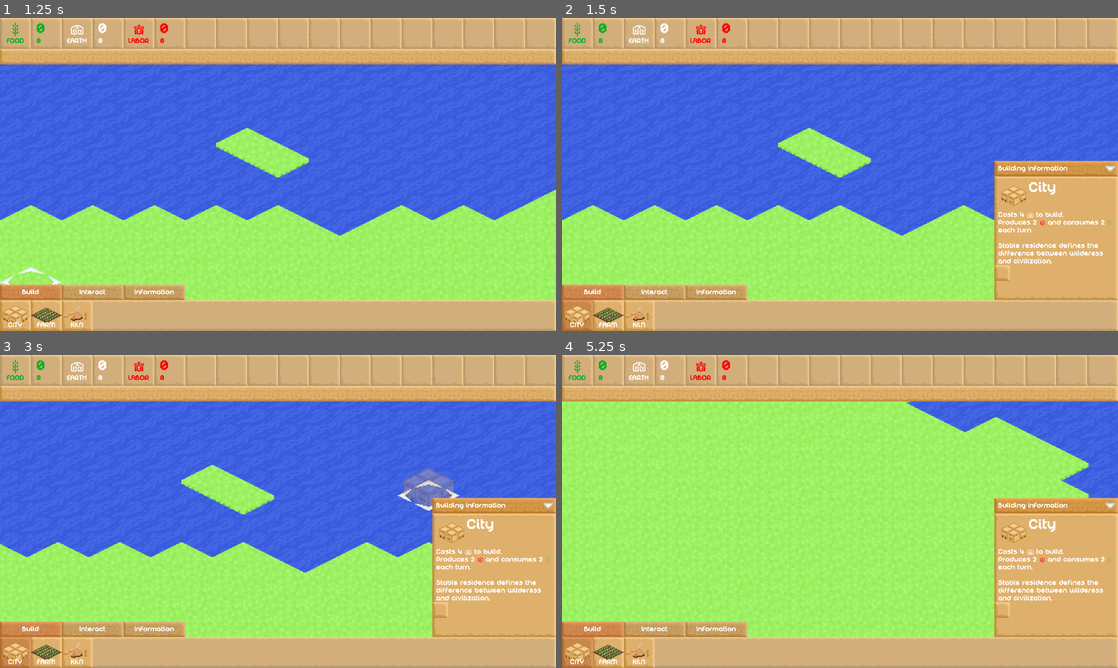
Above: before the commit, frames 1-4 (two rows, left to right).
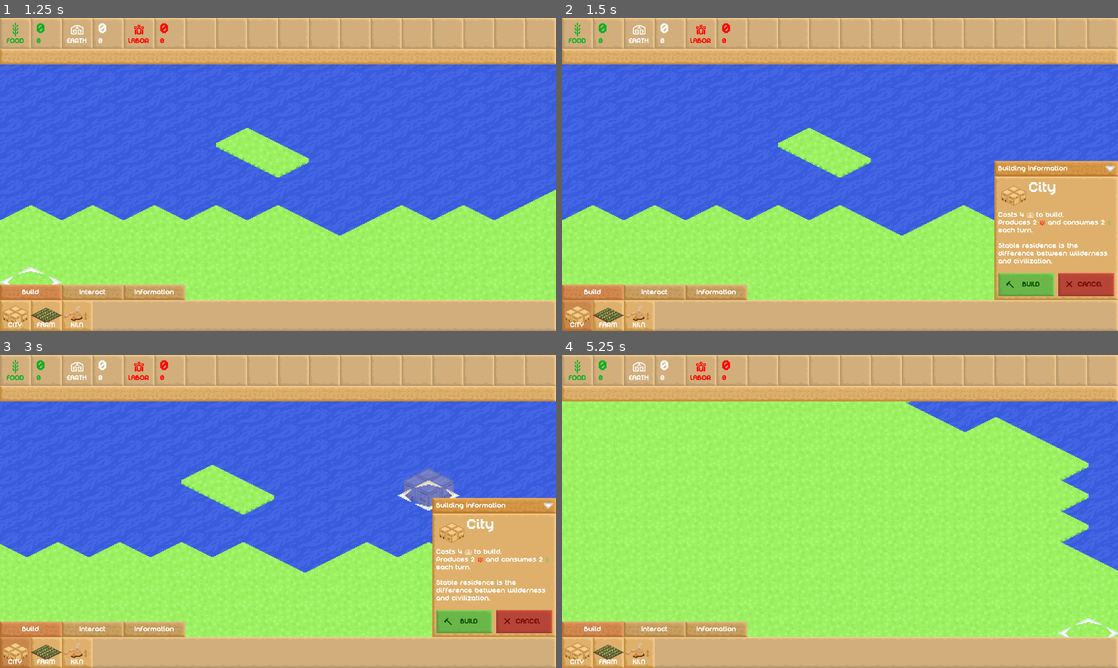
Above: after the commit, the same moments.

Repository: scoopish102/Babel
Game: Godot game, scene res://code/scenes/game.tscn
Same seed, same stepped clock (60 frames per second), same inputs: the game is played once before the commit and once after it.
Inputs (mouse positions are in pixels of both pictures, inside the frame that each line leads up to):
- Up to frame 1 (1.25 s): click (33, 293) at 0.52 s
- Up to frame 2 (1.5 s): click (578, 315) at 1.27 s
- Up to frame 3 (3 s): click (550, 505) at 2 s; tap Enter at 2.75 s; move the mouse to (400, 495) at 2.77 s; hold Right (ui_right) from 2.78 s (still down)
- Up to frame 4 (5.25 s): tap Space (ui_select) at 3.02, 3.77 s; move the mouse to (728, 527) at 3.52 s; release Right (ui_right) at 3.53 s; hold Down (ui_down) 3.53-4.25 s; click (1029, 621) at 4.25 s, where only the run after the commit has a clickable "BUILD"; click (1084, 621) at 5 s, where only the run after the commit has a clickable "CANCEL"

Frame 1 is identical in both runs. In frame 2, 1.6% of the frame differs, in the area x 77-100%, y 71-89%; in frame 3, 1.6%; in frame 4, 10%, in the area x 0-100%, y 45-100%.
Error after the commit: Invalid access to property or key 'res' on a base object of type 'Dictionary'. (res://code/scripts/game.gd:32)

Commit message:
preparing for Godot 4.4 update

Diff:
--- a/code/scenes/cursor.tscn
+++ b/code/scenes/cursor.tscn
@@ -19,4 +19,4 @@
 modulate = Color(1, 1, 1, 0.294118)
 scale = Vector2(2, 2)
 sprite_frames = ExtResource("3_67u12")
-animation = &"None"
+animation = &"City"
--- a/code/scenes/game.tscn
+++ b/code/scenes/game.tscn
@@ -7,7 +7,7 @@
 
 [node name="Game" type="Node2D"]
 script = ExtResource("1_vx8kw")
-gameSize = Vector2i(50, 50)
+gameSize = Vector2i(20, 20)
 noise = ExtResource("2_iabw2")
 
 [node name="CanvasLayer" type="CanvasLayer" parent="."]
@@ -18,3 +18,11 @@
 cameraSpeed = 1
 
 [node name="Camera" type="Camera2D" parent="."]
+
+[connection signal="attemptPlaceBuilding" from="CanvasLayer/UI" to="." method="attemptPlaceBuilding"]
+[connection signal="attemptPlaceTile" from="CanvasLayer/UI" to="." method="attemptPlaceTile"]
+[connection signal="cursorSelect" from="CanvasLayer/UI" to="TilemapDisplay/Cursor" method="set_selected"]
+[connection signal="processBuildButtons" from="CanvasLayer/UI" to="." method="processBuildButtons"]
+[connection signal="updateCursor" from="CanvasLayer/UI" to="." method="updateCursorDisplay"]
+
+[editable path="TilemapDisplay"]
--- a/code/scenes/tileDisplay.tscn
+++ b/code/scenes/tileDisplay.tscn
@@ -15,3 +15,4 @@
 [node name="building" type="AnimatedSprite2D" parent="."]
 sprite_frames = ExtResource("3_da8dj")
 animation = &"None"
+frame_progress = 0.0164739
--- a/code/scenes/ui.tscn
+++ b/code/scenes/ui.tscn
@@ -181,6 +181,35 @@
 TabContainer/styles/tab_unselected = ExtResource("11_47kd1")
 VBoxContainer/constants/separation = 0
 
+[sub_resource type="StyleBoxTexture" id="StyleBoxTexture_fofqw"]
+texture = ExtResource("1_01mra")
+texture_margin_left = 16.0
+texture_margin_top = 16.0
+texture_margin_right = 16.0
+texture_margin_bottom = 16.0
+axis_stretch_horizontal = 1
+axis_stretch_vertical = 1
+region_rect = Rect2(0, 192, 64, 64)
+
+[sub_resource type="StyleBoxTexture" id="StyleBoxTexture_t5fdl"]
+texture = ExtResource("1_01mra")
+texture_margin_left = 16.0
+texture_margin_top = 16.0
+texture_margin_right = 16.0
+texture_margin_bottom = 16.0
+axis_stretch_horizontal = 1
+axis_stretch_vertical = 1
+region_rect = Rect2(0, 192, 64, 64)
+modulate_color = Color(0.847059, 0.847059, 0.847059, 1)
+
+[sub_resource type="AtlasTexture" id="AtlasTexture_rlre0"]
+atlas = ExtResource("1_01mra")
+region = Rect2(72, 200, 16, 16)
+
+[sub_resource type="AtlasTexture" id="AtlasTexture_jxhf6"]
+atlas = ExtResource("1_01mra")
+region = Rect2(105, 234, 13, 13)
+
 [node name="UI" type="Control"]
 layout_mode = 3
 anchors_preset = 15
@@ -390,7 +419,6 @@
 theme_override_constants/separation = 0
 
 [node name="Build" parent="BottomBar/TabBar" instance=ExtResource("5_42caq")]
-self_modulate = Color(0.960784, 0.862745, 0.65098, 1)
 layout_mode = 2
 
 [node name="Interact" parent="BottomBar/TabBar" instance=ExtResource("5_42caq")]
@@ -447,7 +475,7 @@
 description = "Costs 4 [img]res://code/resources/miniResourceIcons/earth.tres[/img] to build.
 Produces 2 [img]res://code/resources/miniResourceIcons/labor.tres[/img] and consumes 2 [img]res://code/resources/miniResourceIcons/food.tres[/img] each turn.
 
-Stable residence defines the difference between wilderess and civilization."
+Stable residence is the difference between wilderness and civilization."
 
 [node name="TextureRect" parent="BottomBar/Options/Build/City" index="1"]
 mouse_filter = 2
@@ -604,9 +632,12 @@
 axis_stretch_vertical = 1
 
 [node name="Content" type="VBoxContainer" parent="InfoBox/Content"]
-layout_mode = 0
-offset_right = 40.0
-offset_bottom = 40.0
+layout_mode = 1
+anchors_preset = 15
+anchor_right = 1.0
+anchor_bottom = 1.0
+grow_horizontal = 2
+grow_vertical = 2
 mouse_filter = 2
 theme_override_constants/separation = 0
 
@@ -658,25 +689,87 @@
 text = "A WHOLE BUNCH OF [img]res://code/resources/miniResourceIcons/food.tres[/img]
 2[img]res://code/resources/miniResourceIcons/food.tres[/img]
 
-2[img]res://code/resources/miniResourceIcons/food.tres[/img]
-2[img]res://code/resources/miniResourceIcons/food.tres[/img]
-2[img]res://code/resources/miniResourceIcons/food.tres[/img]
-2[img]res://code/resources/miniResourceIcons/food.tres[/img]
-
-2[img]res://code/resources/miniResourceIcons/food.tres[/img]2[img]res://code/resources/miniResourceIcons/food.tres[/img]2[img]res://code/resources/miniResourceIcons/food.tres[/img]2[img]res://code/resources/miniResourceIcons/food.tres[/img]2[img]res://code/resources/miniResourceIcons/food.tres[/img]
-2[img]res://code/resources/miniResourceIcons/food.tres[/img]
 2[img]res://code/resources/miniResourceIcons/food.tres[/img]"
 fit_content = true
 scroll_active = false
 
 [node name="Buttons" type="HBoxContainer" parent="InfoBox/Content/Content"]
 layout_mode = 2
-
-[node name="Button" type="Button" parent="InfoBox/Content/Content/Buttons"]
-layout_mode = 2
+size_flags_vertical = 10
+mouse_filter = 2
+theme_override_constants/separation = 0
+
+[node name="Seperator" type="Control" parent="InfoBox/Content/Content/Buttons"]
+custom_minimum_size = Vector2(8, 0)
+layout_mode = 2
+mouse_filter = 2
+
+[node name="Build" type="Button" parent="InfoBox/Content/Content/Buttons"]
+self_modulate = Color(0.4956, 0.84, 0.336, 1)
+texture_filter = 1
+layout_mode = 2
+size_flags_horizontal = 3
+focus_mode = 0
 theme = SubResource("Theme_bmus6")
+theme_override_colors/font_color = Color(0, 0.352941, 0, 1)
+theme_override_colors/font_pressed_color = Color(0, 0.352941, 0, 1)
+theme_override_colors/font_hover_color = Color(0, 0.352941, 0, 1)
+theme_override_colors/font_hover_pressed_color = Color(0, 0.352941, 0, 1)
+theme_override_colors/font_disabled_color = Color(0, 0.352941, 0, 1)
+theme_override_colors/icon_normal_color = Color(0, 0.352941, 0, 1)
+theme_override_colors/icon_pressed_color = Color(0, 0.352941, 0, 1)
+theme_override_colors/icon_hover_color = Color(0, 0.352941, 0, 1)
+theme_override_colors/icon_hover_pressed_color = Color(0, 0.352941, 0, 1)
+theme_override_colors/icon_disabled_color = Color(0, 0.352941, 0, 1)
+theme_override_styles/normal = SubResource("StyleBoxTexture_fofqw")
+theme_override_styles/hover = SubResource("StyleBoxTexture_t5fdl")
+theme_override_styles/pressed = SubResource("StyleBoxTexture_t5fdl")
+text = "BUILD
+"
+icon = SubResource("AtlasTexture_rlre0")
+
+[node name="Seperator2" type="Control" parent="InfoBox/Content/Content/Buttons"]
+custom_minimum_size = Vector2(8, 0)
+layout_mode = 2
+mouse_filter = 2
+
+[node name="Cancel" type="Button" parent="InfoBox/Content/Content/Buttons"]
+self_modulate = Color(0.839216, 0.317647, 0.258824, 1)
+texture_filter = 1
+layout_mode = 2
+size_flags_horizontal = 3
+focus_mode = 0
+theme = SubResource("Theme_bmus6")
+theme_override_colors/font_color = Color(0.529412, 0.0980392, 0, 1)
+theme_override_colors/font_pressed_color = Color(0.529412, 0.0980392, 0, 1)
+theme_override_colors/font_hover_color = Color(0.529412, 0.0980392, 0, 1)
+theme_override_colors/font_hover_pressed_color = Color(0.529412, 0.0980392, 0, 1)
+theme_override_colors/font_disabled_color = Color(0.529412, 0.0980392, 0, 1)
+theme_override_colors/icon_normal_color = Color(0.529412, 0.0980392, 0, 1)
+theme_override_colors/icon_pressed_color = Color(0.529412, 0.0980392, 0, 1)
+theme_override_colors/icon_hover_color = Color(0.529412, 0.0980392, 0, 1)
+theme_override_colors/icon_hover_pressed_color = Color(0.529412, 0.0980392, 0, 1)
+theme_override_colors/icon_disabled_color = Color(0.529412, 0.0980392, 0, 1)
+theme_override_styles/normal = SubResource("StyleBoxTexture_fofqw")
+theme_override_styles/hover = SubResource("StyleBoxTexture_t5fdl")
+theme_override_styles/pressed = SubResource("StyleBoxTexture_t5fdl")
+text = "CANCEL
+"
+icon = SubResource("AtlasTexture_jxhf6")
+
+[node name="Seperator3" type="Control" parent="InfoBox/Content/Content/Buttons"]
+custom_minimum_size = Vector2(8, 0)
+layout_mode = 2
+mouse_filter = 2
+
+[node name="EndMargin" type="Control" parent="InfoBox/Content/Content"]
+custom_minimum_size = Vector2(8, 8)
+layout_mode = 2
+mouse_filter = 2
 
 [connection signal="toggled" from="InfoBox/Tab/Caption/Open" to="." method="infoBoxToggled"]
+[connection signal="pressed" from="InfoBox/Content/Content/Buttons/Build" to="." method="infoBoxBuildPressed"]
+[connection signal="pressed" from="InfoBox/Content/Content/Buttons/Cancel" to="." method="infoBoxCancelPressed"]
 
 [editable path="TopBar/Backdrop/Resources/Food"]
 [editable path="TopBar/Backdrop/Resources/Earth"]
--- a/code/scripts/buildingScripts.gd
+++ b/code/scripts/buildingScripts.gd
@@ -1,8 +1,8 @@
 class_name BuildingScripts extends Object
 
 class Building extends Object:
-	static var cost : ResourceScripts.RResourceTicket
-	static var budget : ResourceScripts.RResourceTicket
+	static var cost : Dictionary
+	static var budget : Dictionary
 	static var buildingName : String
 
 	func _init():
@@ -15,32 +15,34 @@
 	static var workerSlots : int
 	var workers : int
 
-	func update() -> ResourceScripts.RResourceTicket:
-		var totalBudget = ResourceScripts.RResourceTicket.new({})
+	func update() -> Dictionary:
+		var totalBudget : Dictionary
 		for worker in range(self.workers):
-			totalBudget = totalBudget.merge(self.budget)
+			totalBudget = {}
+			#totalBudget = totalBudget.merge(self.budget)
+			#^^^ MERGE BUDGETS, WRITE A FUNCTION FOR THAT LATER LOL
 		return totalBudget
 
 class StationBuilding extends Building:
-	func update() -> ResourceScripts.RResourceTicket:
+	func update() -> Dictionary:
 		return self.budget
 
-class House extends StationBuilding:
+class City extends StationBuilding:
 	func _init():
-		cost = ResourceScripts.RResourceTicket.new({"Earth": 4})
-		budget = ResourceScripts.RResourceTicket.new({"Food": -2, "Labor": 2})
-		buildingName = "House"
+		cost = {&"Earth": -4}
+		budget = {&"Food": -2, &"Labor": 2}
+		buildingName = &"City"
 
 class Farm extends ProductionBuilding:
 	func _init():
-		cost = ResourceScripts.RResourceTicket.new({"Earth": 4})
-		budget = ResourceScripts.RResourceTicket.new({"Food": 2, "Labor": -1})
-		buildingName = "Farm"
+		cost = {&"Earth": -4}
+		budget = {&"Food": 2, &"Labor": -1}
+		buildingName = &"Farm"
 		workerSlots = 2
 
 class Kiln extends ProductionBuilding:
 	func _init():
-		cost = ResourceScripts.RResourceTicket.new({"Earth": 4})
-		budget = ResourceScripts.RResourceTicket.new({"Earth": 1, "Labor": -1})
-		buildingName = "Kiln"
+		cost = {&"Earth": -4}
+		budget = {&"Earth": 1, &"Labor": -1}
+		buildingName = &"Kiln"
 		workerSlots = 2
--- a/code/scripts/cursor.gd
+++ b/code/scripts/cursor.gd
@@ -11,6 +11,12 @@
 @export var selectedColor : Color
 @export var invalidColor : Color
 @export var validColor : Color
+
+func _ready():
+	building.set_animation(&"None")
+
+func set_selected(selected: bool):
+	self.selected = selected
 
 func process(pos: Vector2, outOfBounds: bool):
 	self.outOfBounds = outOfBounds
--- a/code/scripts/game.gd
+++ b/code/scripts/game.gd
@@ -14,20 +14,25 @@
 
 	func _init():
 		self.resources = {
-			"Food": ResourceScripts.RResource.new("Food", 4, false),
-			"Earth": ResourceScripts.RResource.new("Earth", 4, false),
-			"Bronze": ResourceScripts.RResource.new("Bronze", 0, false),
-			"Labor": ResourceScripts.RResource.new("Labor", 0, true)}
+			&"Food": ResourceScripts.RResource.new(&"Food", 4, false),
+			&"Earth": ResourceScripts.RResource.new(&"Earth", 4, false),
+			&"Bronze": ResourceScripts.RResource.new(&"Bronze", 0, false),
+			&"Labor": ResourceScripts.RResource.new(&"Labor", 0, true)}
 		self.score = 0
 
-	func redeemCost(ticket: ResourceScripts.RResourceTicket):
-		if ticket.canRedeem(self.resources):
-			for resource in ticket.res:
-				if resource in self.res: self.res[resource].addAmount(ticket.res[resource])
+	func redeemCost(ticket: Dictionary):
+		for resource in ticket.res:
+			if resource in self.res: self.res[resource].addAmount(ticket.res[resource])
 
-	func redeemBudget(ticket: ResourceScripts.RResourceTicket):
+	func redeemBudget(ticket: Dictionary):
 		for resource in ticket.res:
 			if resource in self.res: self.res[resource].change += ticket.res[resource]
+
+	func canBeRedeemed(ticket: Dictionary) -> bool:
+		for resource in ticket.res:
+			print(resource)
+			if not (self.resources[resource].amount + ticket.res[resource] >= 0): return false
+		return true
 
 	func update():
 		for resource in self.res:
@@ -41,11 +46,42 @@
 	tilemap = GameTilemap.new(gameSize)
 	tilemap.generateWorld(noise)
 	tilemapDisplay.start(tilemap)
-	ui.updateCursor.connect(updateCursorDisplay)
+	print(player.resources)
+	#ui.updateCursor.connect(updateCursorDisplay)
+	#ui.cursorSelect.connect(tilemapDisplay.cursor.set_selected)
 
 func _process(delta):
 	tilemapDisplay.process(delta, tilemap, get_global_mouse_position())
-	ui.process(player, tilemapDisplay.cursor.position, tilemapDisplay.cursor.tile, tilemapDisplay.cursor.selected)
+	ui.process(player, tilemapDisplay.cursor.tile, tilemapDisplay.cursor.selected)
 
-func updateCursorDisplay(buildingType=&"None"):
+func updateCursorDisplay(buildingType: StringName):
 	tilemapDisplay.cursor.building.set_animation(buildingType)
+
+func updateBuildingAtCursor(building: BuildingScripts.Building):
+	tilemap.buildingMap[tilemapDisplay.cursor.tile.x + tilemapDisplay.cursor.tile.y * Global.mapSize.x] = building
+
+func updateTileAtCursor(tile: GameTilemap.Terrain):
+	tilemap.tileMap[tilemapDisplay.cursor.tile.x + tilemapDisplay.cursor.tile.y * Global.mapSize.x] =  tile
+
+func attemptPlaceTile(tile: GameTilemap.Terrain): pass
+
+func attemptPlaceBuilding(building: BuildingScripts.Building):
+	if player.canBeRedeemed(building.cost):
+		player.redeemCost(building.cost)
+		updateBuildingAtCursor(building)
+	else: building.call_deferred("free")
+
+func processBuildButtons(cursorSelected: bool, buildingName: StringName):
+	var building: BuildingScripts.Building
+	var cost
+	match buildingName:
+		&"City": building = BuildingScripts.City.new()
+		&"Farm": building = BuildingScripts.Farm.new()
+		&"Kiln": building = BuildingScripts.Kiln.new()
+	cost = building.cost
+	#print(cursorSelected, cost.canBeRedeemed(player.resources))
+	#print(player.canBeRedeemed(cost))
+	player.canBeRedeemed(cost)
+	ui.infoBox.build.disabled = false#(not cursorSelected) or (not cost.canBeRedeemed(player.resources))
+	building.call_deferred("free")
+	#ui.infoBox.cancel.disabled = (not cursorSelected)
--- a/code/scripts/infoBox.gd
+++ b/code/scripts/infoBox.gd
@@ -8,3 +8,5 @@
 @onready var info := $Content/Content/Info
 @onready var infoText := $Content/Content/Info/Label
 @onready var icon := $Content/Content/Caption/Icon
+@onready var build := $Content/Content/Buttons/Build
+@onready var cancel := $Content/Content/Buttons/Cancel
--- a/code/scripts/resourceScripts.gd
+++ b/code/scripts/resourceScripts.gd
@@ -1,7 +1,7 @@
 class_name ResourceScripts extends Object
 
 class RResource extends Object:
-	var name : String
+	var name : StringName
 	var amount : int
 	var change : int
 	var isBudget : bool
@@ -30,7 +30,7 @@
 		self.amount += self.change
 		self.boundAmounts()
 
-class RResourceTicket extends Object:
+"""class RResourceTicket extends Object:
 	var res : Dictionary
 
 	func _init(_res: Dictionary):
@@ -50,8 +50,12 @@
 		var newTicket = RResourceTicket.new(self.res)
 		return newTicket
 
-	func canRedeem(account : Dictionary) -> bool:
-		for resource in self.res:
-			if resource in account and resource in self.res:
-				if account[resource] - self.res[resource] < 0: return false
-		return true
+	func canBeRedeemed(account : Dictionary) -> bool:
+		print("qq")
+		for resource in self.res.keys():
+			if resource in account:
+				print(account)
+				if account[resource].amount - self.res[resource] < 0:
+					print("Out of resource: " + account[resource].name)
+					return false
+		return true"""
--- a/code/scripts/tileDisplay.gd
+++ b/code/scripts/tileDisplay.gd
@@ -2,10 +2,14 @@
 
 var mapPosition : Vector2 = Vector2.ZERO
 var terrain : GameTilemap.Terrain
-var building : BuildingScripts.Building
+var building
 
 @onready var terrainDisplay := $terrain
 @onready var buildingDisplay := $building
+
+func _ready():
+	terrainDisplay.set_animation(&"None")
+	buildingDisplay.set_animation(&"None")
 
 func updateDisplay(_terrain, _building):
 	self.terrain = _terrain
@@ -33,7 +37,7 @@
 	match typeof(self.building):
 		null:
 			buildingDisplay.set_animation(&"None")
-		BuildingScripts.House:
+		BuildingScripts.City:
 			buildingDisplay.set_animation(&"City")
 		BuildingScripts.Farm:
 			buildingDisplay.set_animation(&"Farm")
@@ -42,7 +46,7 @@
 
 func outOfBoundsDisplay():
 	self.terrain = GameTilemap.Terrain.NONE
-	self.building = null
+	self.building = &"None"
 	updateSprite(true)
 
 func updatePosition():
--- a/code/scripts/tilemap.gd
+++ b/code/scripts/tilemap.gd
@@ -21,7 +21,9 @@
 	#print(terrainMap)
 
 func generateWorld(noise):
+	@warning_ignore("integer_division")
 	var center = Vector2(mapSize.x/2, mapSize.y/2)
+	@warning_ignore("integer_division")
 	var rad = (mapSize.x+mapSize.y)/4 - 5
 	var temp = 0
 	var dist = 0
--- a/code/scripts/tilemapDisplay.gd
+++ b/code/scripts/tilemapDisplay.gd
@@ -144,4 +144,6 @@
 		if cursor.tileDisplay.x + cursor.tileDisplay.y*Global.mapSize.x > len(tileDisplayMap) or cursor.tileDisplay.x + cursor.tileDisplay.y*Global.mapSize.x < 0:
 			cursor.selected = false
 			return
-		else: cursor.process(tileDisplayMap[cursor.tileDisplay.x + cursor.tileDisplay.y*Global.mapSize.x].global_position, checkCoordsOutOfBounds(tileMap, cursor.tile))
+		else:
+			cursor.process(tileDisplayMap[cursor.tileDisplay.x + cursor.tileDisplay.y*Global.mapSize.x].global_position, checkCoordsOutOfBounds(tileMap, cursor.tile))
+			#print(tileMap.buildingMap[cursor.tile.x + cursor.tile.y*Global.mapSize.x])
--- a/code/scripts/ui.gd
+++ b/code/scripts/ui.gd
@@ -10,25 +10,44 @@
 
 signal updateCursor(buildingType: StringName)
 
-func process(player: Game.Player, cursorPos: Vector2, cursorCoords: Vector2, cursorSelected: bool):
+signal cursorSelect(selected: bool)
+
+signal attemptPlaceTile(tile: GameTilemap.Terrain)
+
+signal attemptPlaceBuilding(building: BuildingScripts.Building)
+
+signal processBuildButtons(cursorSelected: bool, buildingName: StringName)
+
+enum OptionMode {
+	BUILD,
+	INTERACT,
+	INFO
+}
+
+enum InfoBoxMode {
+	HIDE,
+	MINI,
+	SHOW
+}
+
+func process(player: Game.Player, cursorCoords: Vector2, cursorSelected: bool):
 	resources.get_child(0).setLabels(player.resources["Food"].amount, player.resources["Food"].change)
 	resources.get_child(1).setLabels(player.resources["Earth"].amount, player.resources["Earth"].change)
 	#resources.get_child(2).setLabels(player.resources["Bronze"].amount, player.resources["Bronze"].change)
 	resources.get_child(2).setLabels(player.resources["Labor"].amount, player.resources["Labor"].change)
 	for i in range(len(tabBar.get_children())):
-		if tabBar.get_child(i).process(i == tabSelected):
-			tabSelected = i
+		if tabBar.get_child(i).process(i as OptionMode == tabSelected):
+			tabSelected = i as OptionMode
 			optionSelected = -1
 			updateCursor.emit(&"None")
-		optionBar.get_child(i).visible = i == tabSelected
+			infoBoxMode = InfoBoxMode.HIDE
+		optionBar.get_child(i).visible = i as OptionMode == tabSelected
 	match tabSelected:
-		0: buildOptions()
-		1:
+		OptionMode.BUILD: buildOptions()
+		OptionMode.INTERACT:
 			interactOptions()
-			infoBoxMode = -1
-		2:
+		OptionMode.INFO:
 			infoOptions(cursorCoords)
-			infoBoxMode = -1
 	processInfoBox(cursorSelected)
 
 func buildOptions():
@@ -38,12 +57,12 @@
 			bOps.get_child(i).timer.start()
 			if not optionSelected == i:
 				optionSelected = i
-				infoBoxMode = 1
+				infoBoxMode = InfoBoxMode.SHOW
 				updateCursor.emit(bOps.get_child(i).typeName)
 			else:
 				optionSelected = -1
 				updateCursor.emit(&"None")
-	if optionSelected == -1: infoBoxMode = -1
+				infoBoxMode = InfoBoxMode.HIDE
 
 func interactOptions():
 	pass
@@ -52,20 +71,20 @@
 	var fOps = optionBar.get_child(2)
 	fOps.get_child(1).set_text("Tile at: (" + str(cursorCoords.x) + ", " + str(cursorCoords.y) + ")")
 
-var infoBoxMode = -1
+var infoBoxMode = InfoBoxMode.HIDE
 
 func processInfoBox(cursorSelected: bool):
 	match infoBoxMode:
-		-1: infoBox.visible = false
-		0:
+		InfoBoxMode.HIDE: infoBox.visible = false
+		InfoBoxMode.MINI:
 			infoBox.visible = true
 			infoBox.content.visible = false
 			infoBox.position.y = 296+256
-		1:
+		InfoBoxMode.SHOW:
 			infoBox.visible = true
 			infoBox.content.visible = true
 			infoBox.position.y = 296
-			if tabSelected == 0 and optionSelected != -1: infoBoxForBuild()
+			if tabSelected == 0 and optionSelected != -1: infoBoxForBuild(cursorSelected)
 
 var FIP = {
 	"Food": "res://code/resources/miniResourceIcons/food.tres",
@@ -73,13 +92,30 @@
 	"Labor": "res://code/resources/miniResourceIcons/labor.tres"
 }
 
-func infoBoxForBuild():
+func infoBoxForBuild(cursorSelected):
 	var bOps = optionBar.get_child(0)
 	var selectedBuilding = bOps.get_child(optionSelected)
 	infoBox.title.text = selectedBuilding.typeName
 	infoBox.icon.texture = selectedBuilding.icon
 	infoBox.infoText.text = selectedBuilding.description
+	processBuildButtons.emit(cursorSelected, selectedBuilding.typeName)
 
 func infoBoxToggled(toggle):
-	if toggle: infoBoxMode = 0
-	else: infoBoxMode = 1
+	if toggle: infoBoxMode = InfoBoxMode.MINI
+	else: infoBoxMode = InfoBoxMode.SHOW
+
+func infoBoxBuildPressed():
+	var building : BuildingScripts.Building
+	var bOps = optionBar.get_child(0)
+	var selectedBuilding = bOps.get_child(optionSelected)
+	match selectedBuilding.typeName:
+		&"City": building = BuildingScripts.City.new()
+		&"Farm": building = BuildingScripts.Farm.new()
+		&"Kiln": building = BuildingScripts.Kiln.new()
+	cursorSelect.emit(false)
+	attemptPlaceBuilding.emit(building)
+
+func infoBoxCancelPressed():
+	optionSelected = -1
+	updateCursor.emit(&"None")
+	infoBoxMode = InfoBoxMode.HIDE
--- a/project.godot
+++ b/project.godot
@@ -64,6 +64,11 @@
 , Object(InputEventKey,"resource_local_to_scene":false,"resource_name":"","device":-1,"window_id":0,"alt_pressed":false,"shift_pressed":false,"ctrl_pressed":false,"meta_pressed":false,"pressed":false,"keycode":0,"physical_keycode":83,"key_label":0,"unicode":115,"echo":false,"script":null)
 ]
 }
+ui_debug={
+"deadzone": 0.5,
+"events": [Object(InputEventKey,"resource_local_to_scene":false,"resource_name":"","device":-1,"window_id":0,"alt_pressed":false,"shift_pressed":false,"ctrl_pressed":false,"meta_pressed":false,"pressed":false,"keycode":0,"physical_keycode":70,"key_label":0,"unicode":102,"echo":false,"script":null)
+]
+}
 
 [rendering]
 
Binary file changed: assets/graphics/ui.png
Not shown: 1 places in code/scenes/ui.tscn that only renumber resources
Not shown, added: code/scenes/gam99D6.tmp
Not shown, added: code/scenes/gamDC4D.tmp
